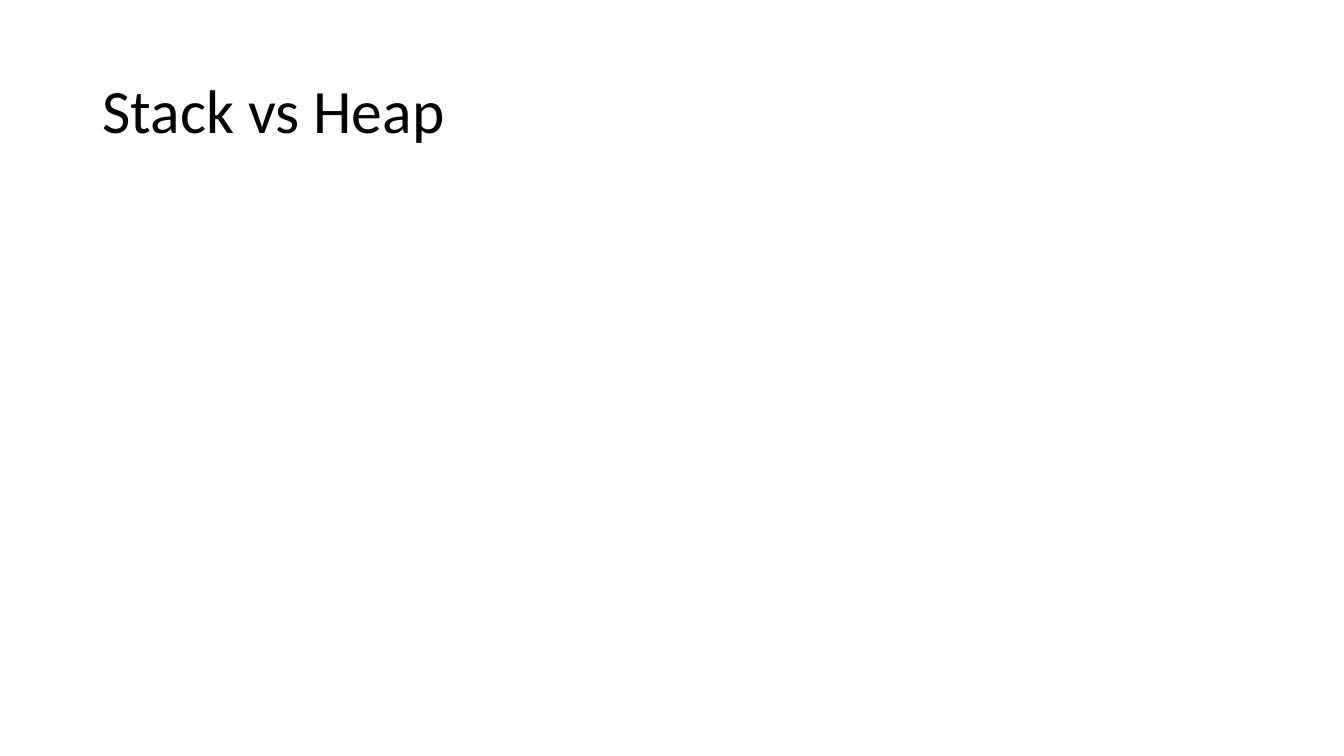
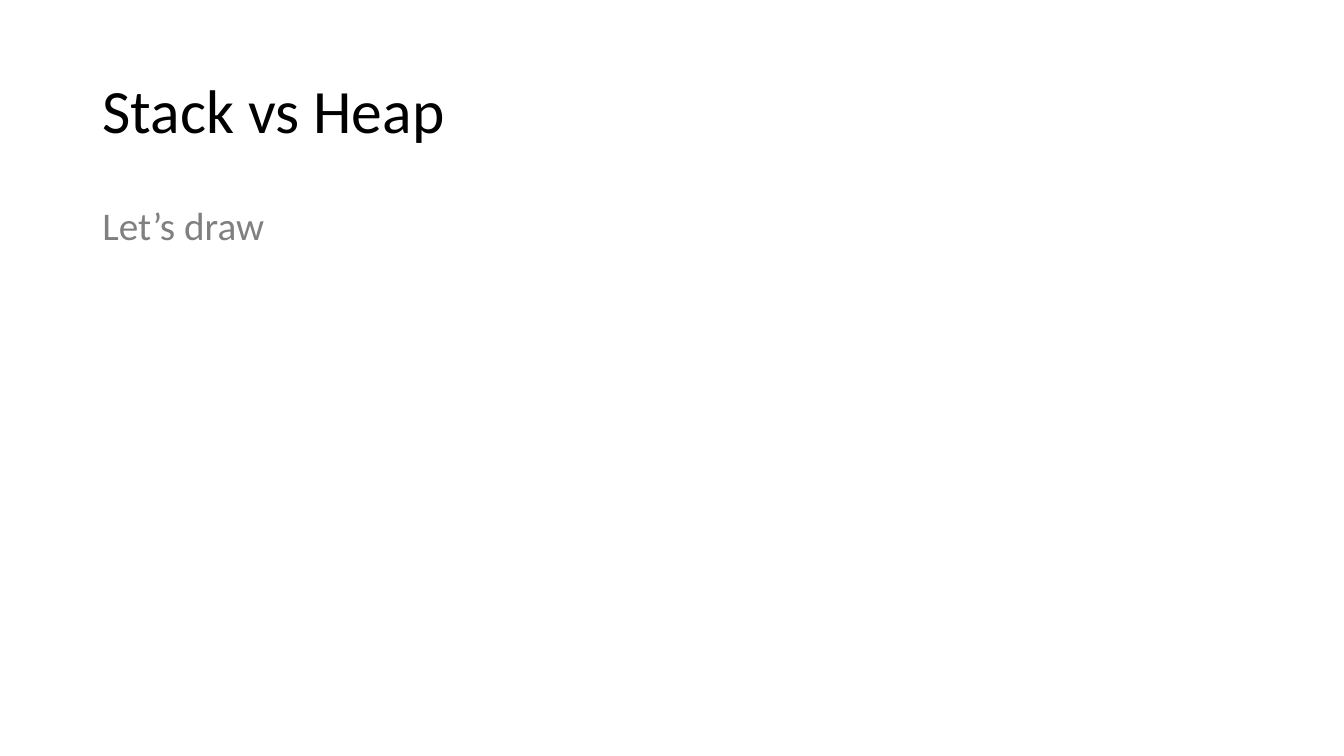
Before and after one commit to kugushev/course-rust-basics, a slide deck: slide 5 of pres/04-SmartPointers.pptx. Drawn at 1344x756 pixels with LibreOffice and Linux fonts; fonts in the diff are those of the drawing. Boxes give left, top, right and bottom in pixels: in the first picture for what was removed or moved away, otherwise in the second. Text is boxed around its words. In the diff, an @@ line names an element or a change of style, - is before the commit and + after.

```diff
--- a/pres/04-SmartPointers.pptx
+++ b/pres/04-SmartPointers.pptx
@@ text added at bbox=[102, 213, 264, 240], 28 pt, text #808080 @@
+Let’s draw
```
Also in this commit, not shown: 6 other slides changed, 3 slides added, 3 slides removed, 1 other file.
